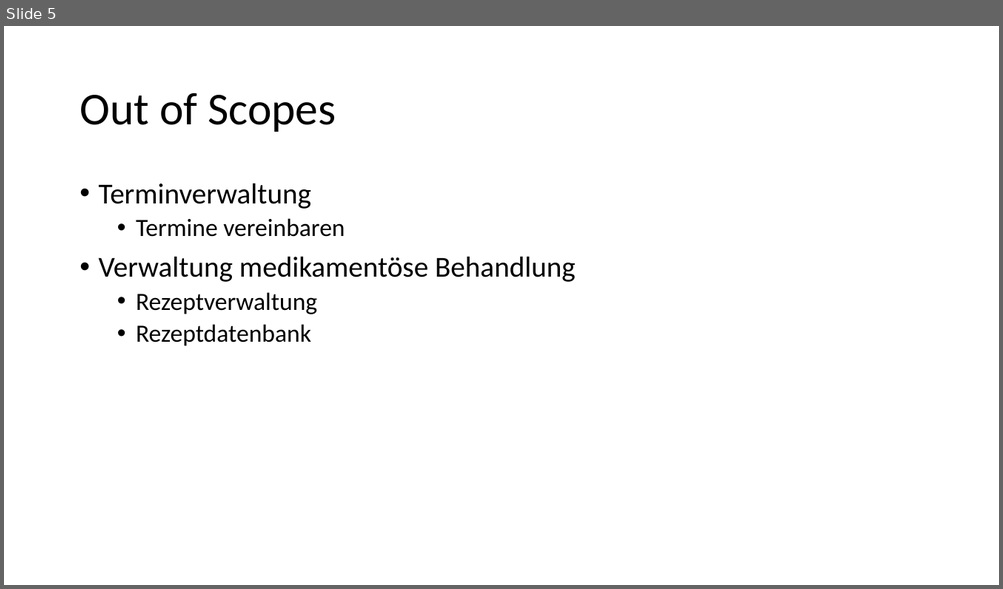
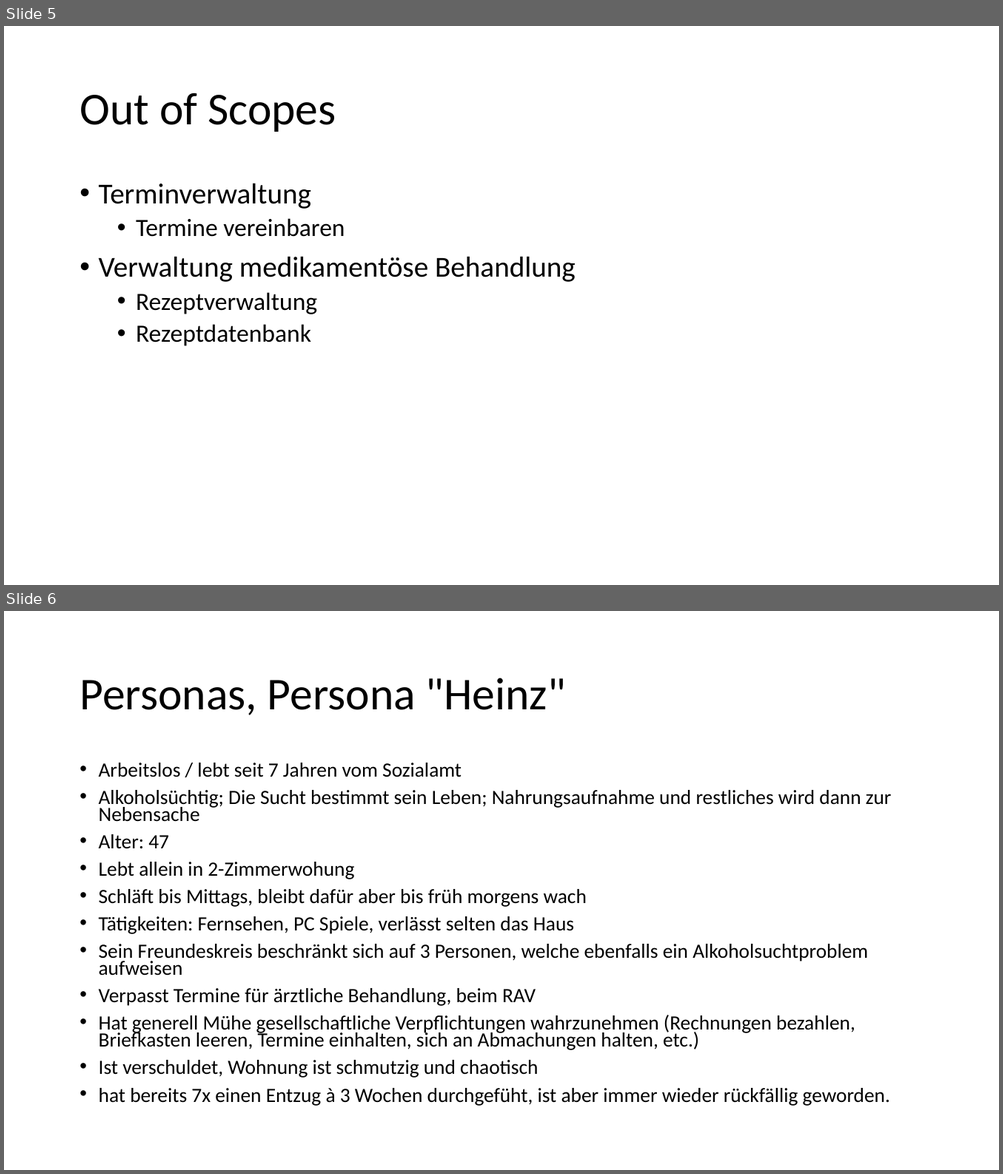
Before and after one commit to shylux/ch.bfh.bti7081.s2015.rot, a slide deck: doc/task03/Design Thinking.pptx. Shown one above the other, each under a label of ours: slide 5 before the commit, slides 5 and 6 after it. The pictures are 1003x589 and 1003x1174 pixels, drawn with LibreOffice and Linux fonts; fonts in the diff are those of the drawing. Boxes give left, top, right and bottom in pixels: in the first picture for what was removed or moved away, otherwise in the second. Text is boxed around its words. In the diff, an @@ line names an element or a change of style, - is before the commit and + after.

Commit message:
completet personas, included in presentation

```diff
--- a/doc/task03/Design Thinking.pptx
+++ b/doc/task03/Design Thinking.pptx
@@ slide 6 added at (x1=4, y1=611, x2=999, y2=1170), background #FFFFFF @@
@@ title added at (x1=79, y1=678, x2=566, y2=715), 44 pt, text #000000 @@
+Personas, Persona "Heinz"
@@ text added at (x1=99, y1=763, x2=891, y2=1106), 19.6 pt, text #000000 @@
+• Arbeitslos / lebt seit 7 Jahren vom Sozialamt
+• Alkoholsüchtig; Die Sucht bestimmt sein Leben; Nahrungsaufnahme und restliches wird dann zur Nebensache
+• Alter: 47
+• Lebt allein in 2-Zimmerwohung
+• Schläft bis Mittags, bleibt dafür aber bis früh morgens wach
+• Tätigkeiten: Fernsehen, PC Spiele, verlässt selten das Haus
+• Sein Freundeskreis beschränkt sich auf 3 Personen, welche ebenfalls ein Alkoholsuchtproblem aufweisen
+• Verpasst Termine für ärztliche Behandlung, beim RAV
+• Hat generell Mühe gesellschaftliche Verpflichtungen wahrzunehmen (Rechnungen bezahlen, Briefkasten leeren, Termine einhalten, sich an Abmachungen halten, etc.)
+• Ist verschuldet, Wohnung ist schmutzig und chaotisch
+• hat bereits 7x einen Entzug à 3 Wochen durchgefüht, ist aber immer wieder rückfällig geworden.
```
Also in this commit, not shown: 1 slide changed, 3 other slides added, 1 other file.
